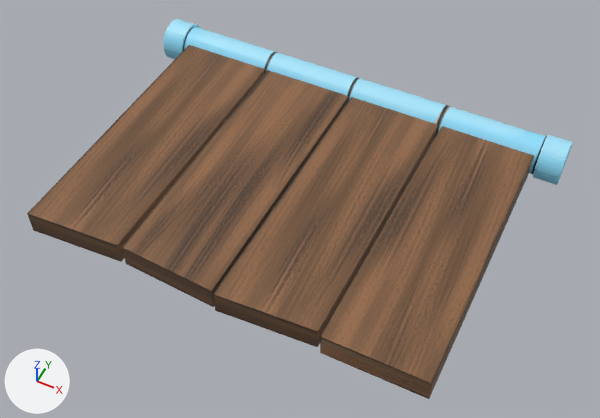
What one commit did to the FBX model Assets/Platform/Foldable/fold-platform.fbx.
Camera for both pictures: a 50 mm lens placed at (5.28, -13.26, 12.14), pointed at (0.27, -3.23, -0.4). The lights are fixed; the arrows at lower left show +X, +Y and +Z. Where no turn or scale is listed for an object, it has been applied to the vertices.
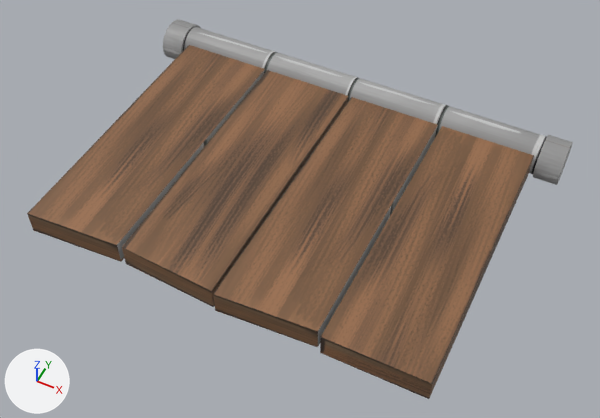
The change in detail:
Picture 'fold-cyl.png' (img_fold_cyl_png) is new.
Material 'steel' (mat_steel) changes its picture from img_cylinder_png to img_fold_cyl_png.
Material 'fold-platform' (mat_fold_platform) is new.
Its texture is img_fold_cyl_png (with its transparency).
me_cylinder has 192 vertices, 154 faces and spans x -4.28..4.28, y -6.22..0.4, z -0.43..0.43.
me_cylinder is used by ob_cylinder; location (0.0, 0.0, 0.0).
me_cylinder part 1: all 130 faces that had it switch from mat_steel (picture img_cylinder_png) to mat_fold_platform (picture img_fold_cyl_png).
me_cylinder part 2: all 24 faces that had it switch from mat_material (picture img_wood_png) to mat_fold_platform (picture img_fold_cyl_png).
Object 'Cylinder.002' (ob_cylinder_002) turns from (90, 0, 90) to (-180, -90, 0) degrees about x, y and z.
Object 'Cylinder.001' (ob_cylinder_001) turns from (90, 0, 90) to (-180, 90, 0) degrees about x, y and z.

Pixel boxes (x1, y1, x2, y2) of what changed, in the pictures (600 x 418 px):
'Cylinder', surface changed, recoloured: (29, 27, 547, 384) in both
'Cylinder.001', surface changed, turned (cyan to grey): before (533, 134, 573, 185); after (533, 135, 573, 185)
'Cylinder.002', surface changed, turned (cyan to grey): before (163, 19, 200, 59); after (163, 19, 201, 59)
part 1 of me_cylinder, recoloured (cyan to grey): (183, 27, 547, 174) in both
part 2 of me_cylinder, recoloured: (27, 45, 534, 399) in both
